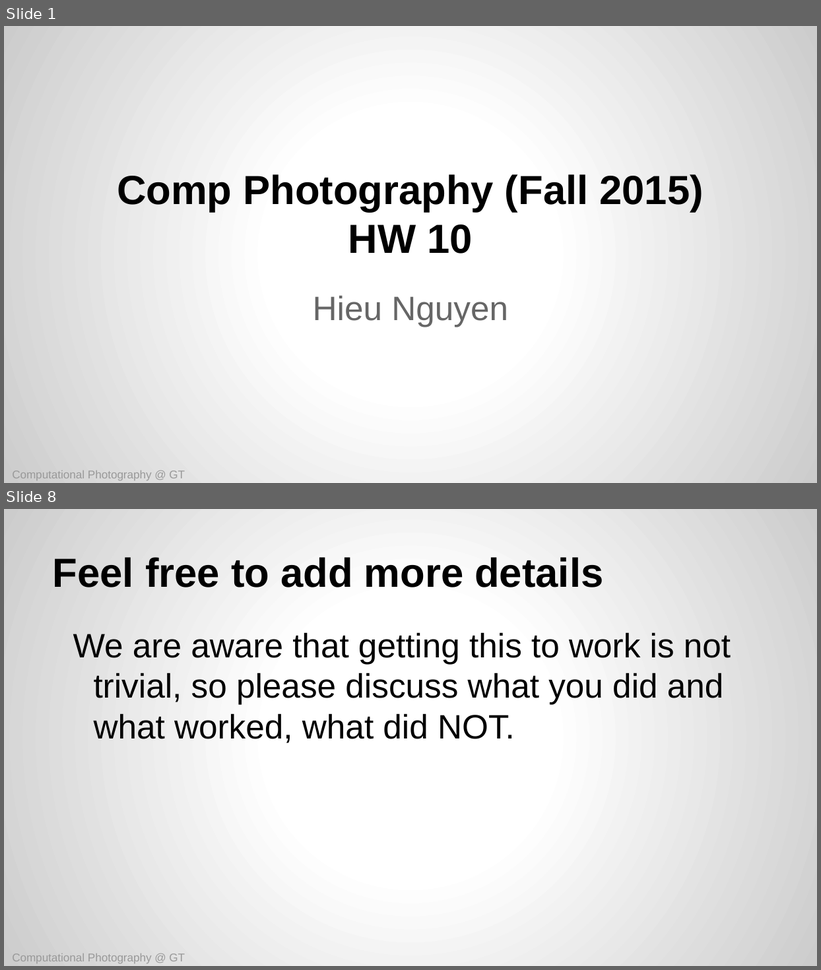
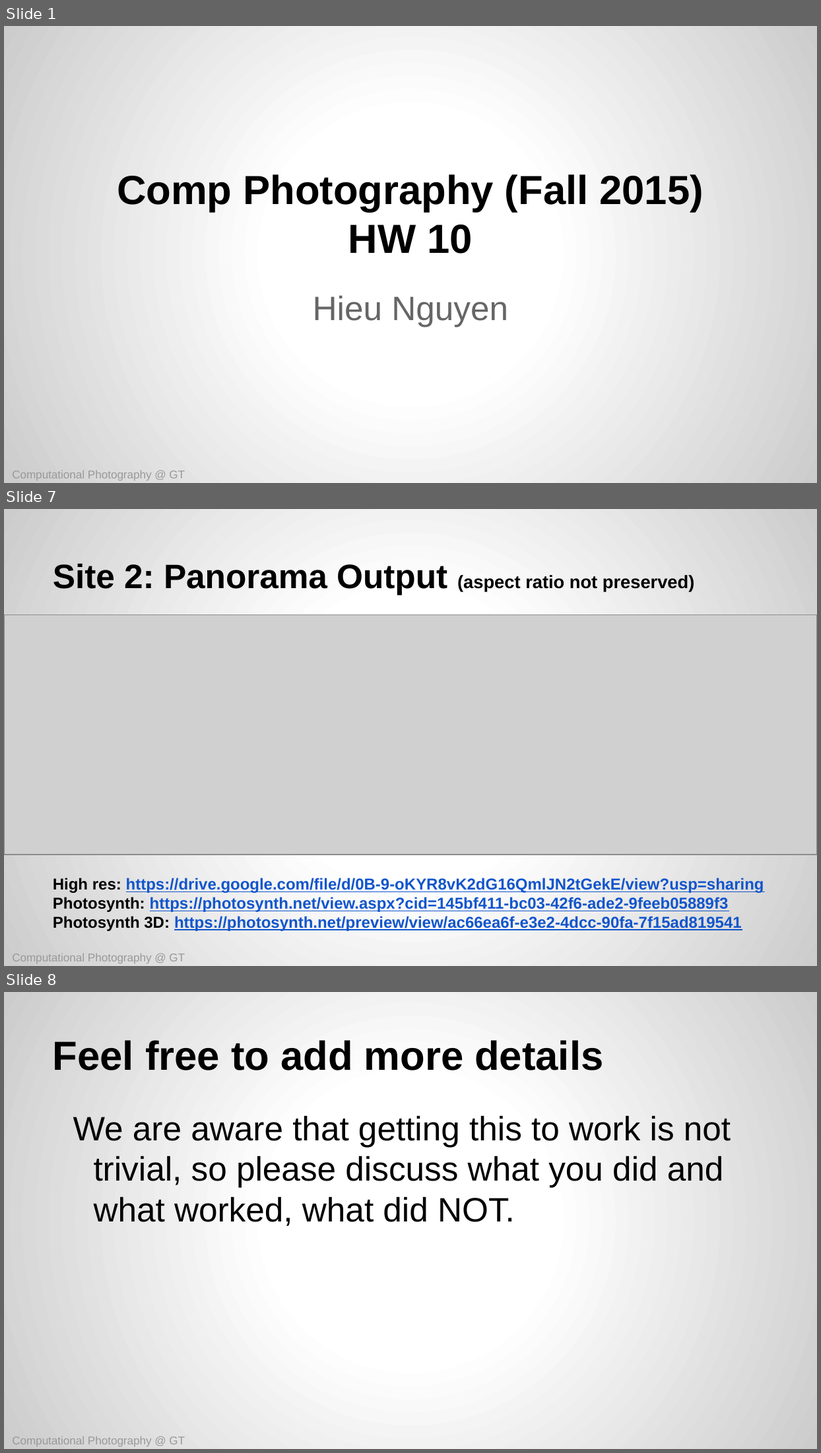
Before and after one commit to reachkrishnaraj/computational-photography, a slide deck: assignments/hw10/CompPhoto-GT-A10-Template.pptx. Shown one above the other, each under a label of ours: slides 1 and 8 before the commit, slides 1, 7 and 8 after it; the slides between them are not shown. The pictures are 821x970 and 821x1453 pixels, drawn with LibreOffice and Linux fonts; fonts in the diff are those of the drawing; grey boxes stand for pictures. Boxes give left, top, right and bottom in pixels: in the first picture for what was removed or moved away, otherwise in the second. Text is boxed around its words. In the diff, an @@ line names an element or a change of style, - is before the commit and + after.

Commit message:
Added Doug Sahm pano and HOPE photosynth to report.

```diff
--- a/assignments/hw10/CompPhoto-GT-A10-Template.pptx
+++ b/assignments/hw10/CompPhoto-GT-A10-Template.pptx
@@ slide 7 added at (4, 509, 817, 966), background gradient #FFFFFF to #CCCCCC @@
@@ title added at (53, 563, 695, 595), 16 pt, text #000000, bold @@
+Site 2: Panorama Output (aspect ratio not preserved)
@@ picture added at (4, 615, 817, 855) @@
@@ text added at (53, 878, 764, 931), 14 pt, text #1155CC, bold, underline @@
+High res: https://drive.google.com/file/d/0B-9-oKYR8vK2dG16QmlJN2tGekE/view?usp=sharing
+Photosynth: https://photosynth.net/view.aspx?cid=145bf411-bc03-42f6-ade2-9feeb05889f3
+Photosynth 3D: https://photosynth.net/preview/view/ac66ea6f-e3e2-4dcc-90fa-7f15ad819541
@@ text added at (12, 954, 185, 964), 10 pt, text #999999 @@
+Computational Photography @ GT
```
Also in this commit, not shown: 3 slides changed, 2 other slides added, 3 slides removed.
